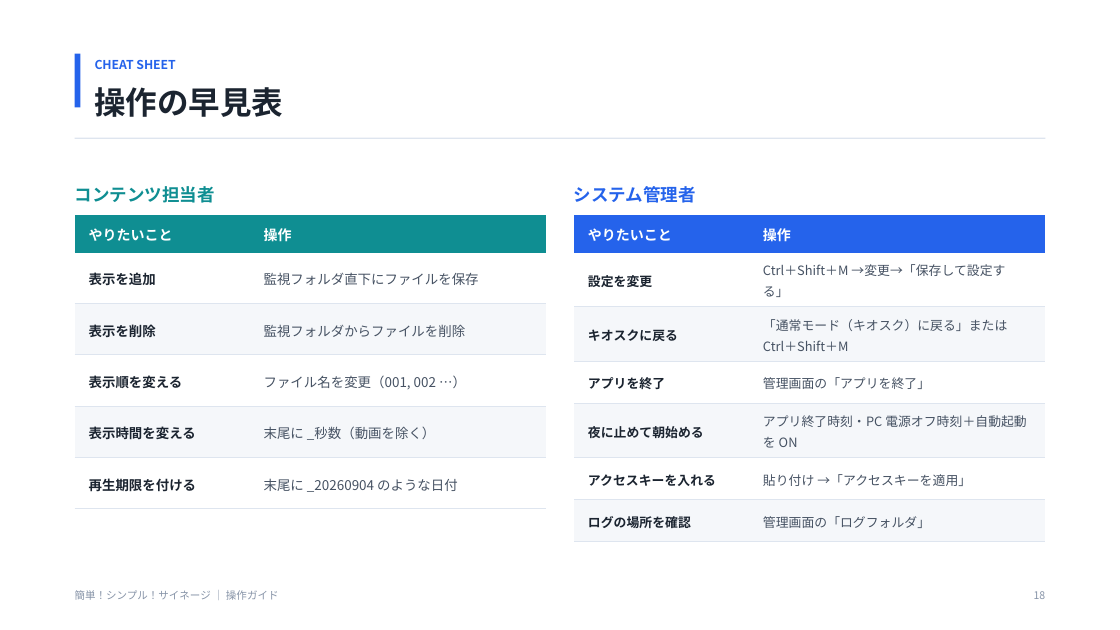
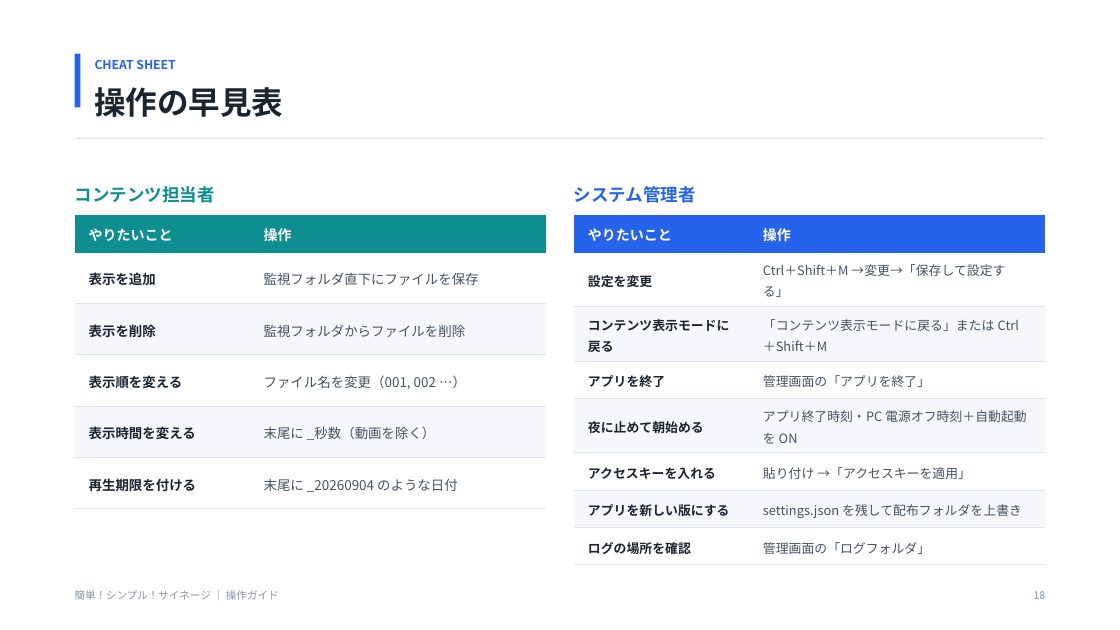
Before and after one commit to kamanori3/SimpleDigitalSignage, a slide deck: slide 18 of docs/操作ガイド.pptx. Drawn at 1120x630 pixels with LibreOffice and Linux fonts; fonts in the diff are those of the drawing. Boxes give left, top, right and bottom in pixels: in the first picture for what was removed or moved away, otherwise in the second. Text is boxed around its words. In the diff, an @@ line names an element or a change of style, - is before the commit and + after.

```diff
--- a/docs/操作ガイド.pptx
+++ b/docs/操作ガイド.pptx
@@ table at [574, 215, 1045, 558] @@
-row 3, column 1: キオスクに戻る
+row 3, column 1: コンテンツ表示モードに戻る
-row 3, column 2: 「通常モード（キオスク）に戻る」または Ctrl＋Shift＋M
+row 3, column 2: 「コンテンツ表示モードに戻る」または Ctrl＋Shift＋M
+row 7: アプリを新しい版にする | settings.json を残して配布フォルダを上書き
```
Also in this commit, not shown: 7 other slides changed, 15 other files.
